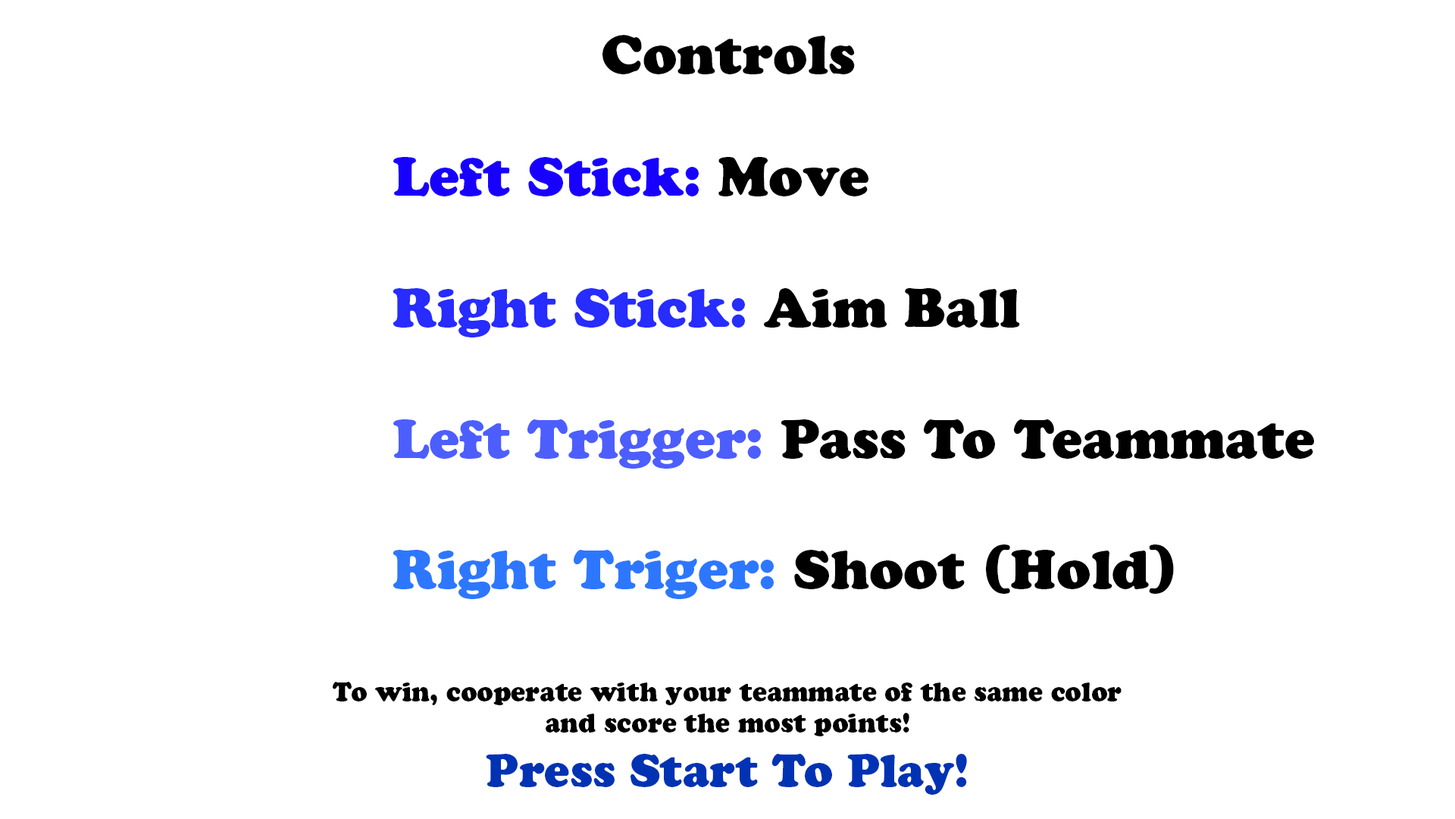
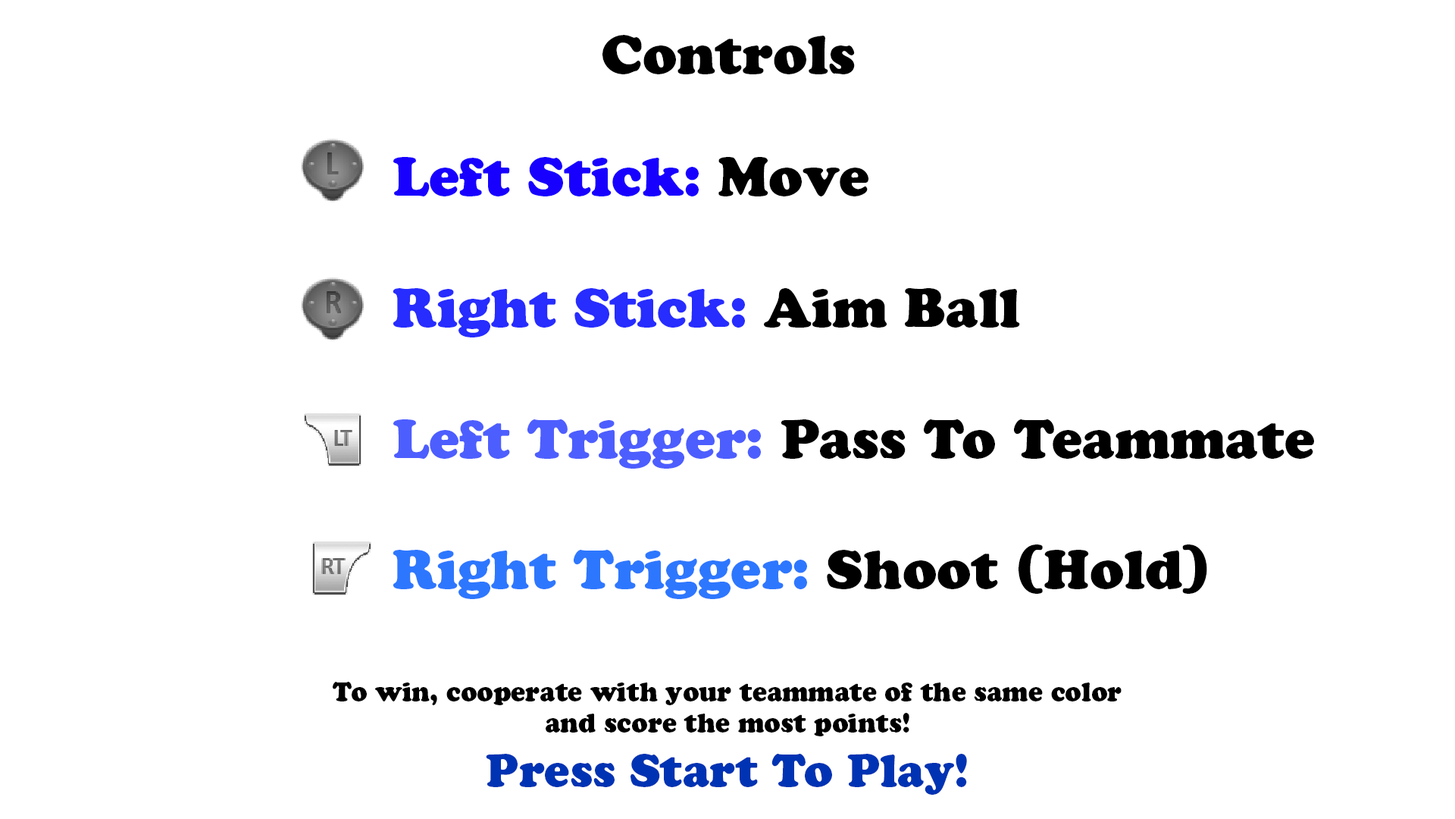
The second 1455 x 819 image is a revision of the first. Changes to its layers:
added layer "Layer 7" above "Layer 6" over [312, 541, 372, 596]
added layer "Layer 6" above "Layer 5" over [303, 413, 362, 467]
added layer "Layer 5" above "Layer 4" over [300, 277, 365, 342]
added layer "Layer 4" above "Layer 3" over [300, 138, 365, 203]
painted on "Left Stick: Move Right Stick: Aim Ball Left Trigger: Pass To" over [698, 544, 1208, 599]
